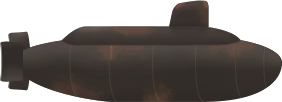
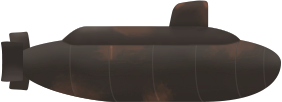
Before/after of a 282 × 102 layered artwork. What changed in the layer stack:
hid "Vector Smart Object" over [0, 2, 282, 100]
